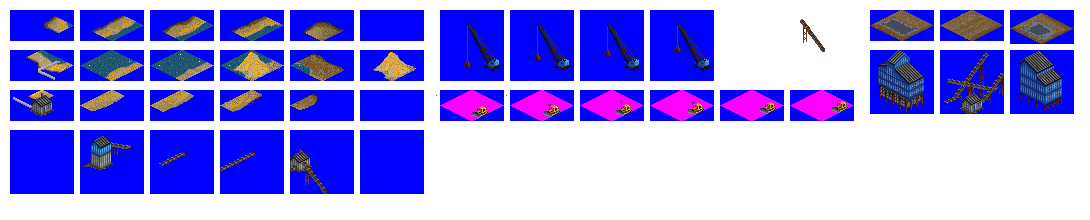
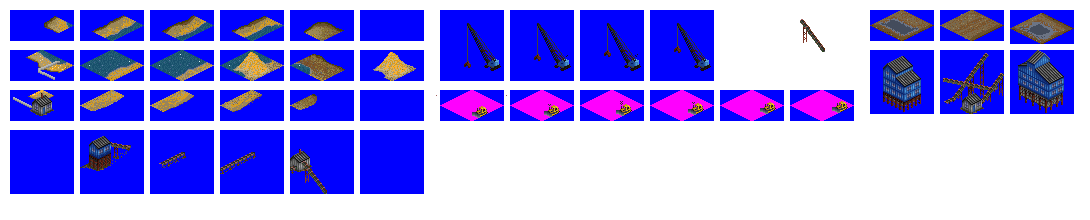
Layer changes from the first 1090 × 220 image to the second:
renamed "Layer 16" to "Layer 20", painted on it over (80, 140, 113, 171)
painted on "conveyor 2" (1st of 2, in "Pit conveyors") over (114, 151, 118, 158)
painted on "conveyor" over (168, 156, 293, 173)
showed "shadow", painted on it over (83, 148, 294, 174)
renamed "small conveyor copy" to "sloped conveyor", painted on it over (305, 173, 309, 185)
painted on "buildings" over (878, 50, 1064, 113)
painted on "conveyor 2" (2nd of 2, in "cc processor, crusher, conveyor circuit") over (943, 78, 948, 83)
